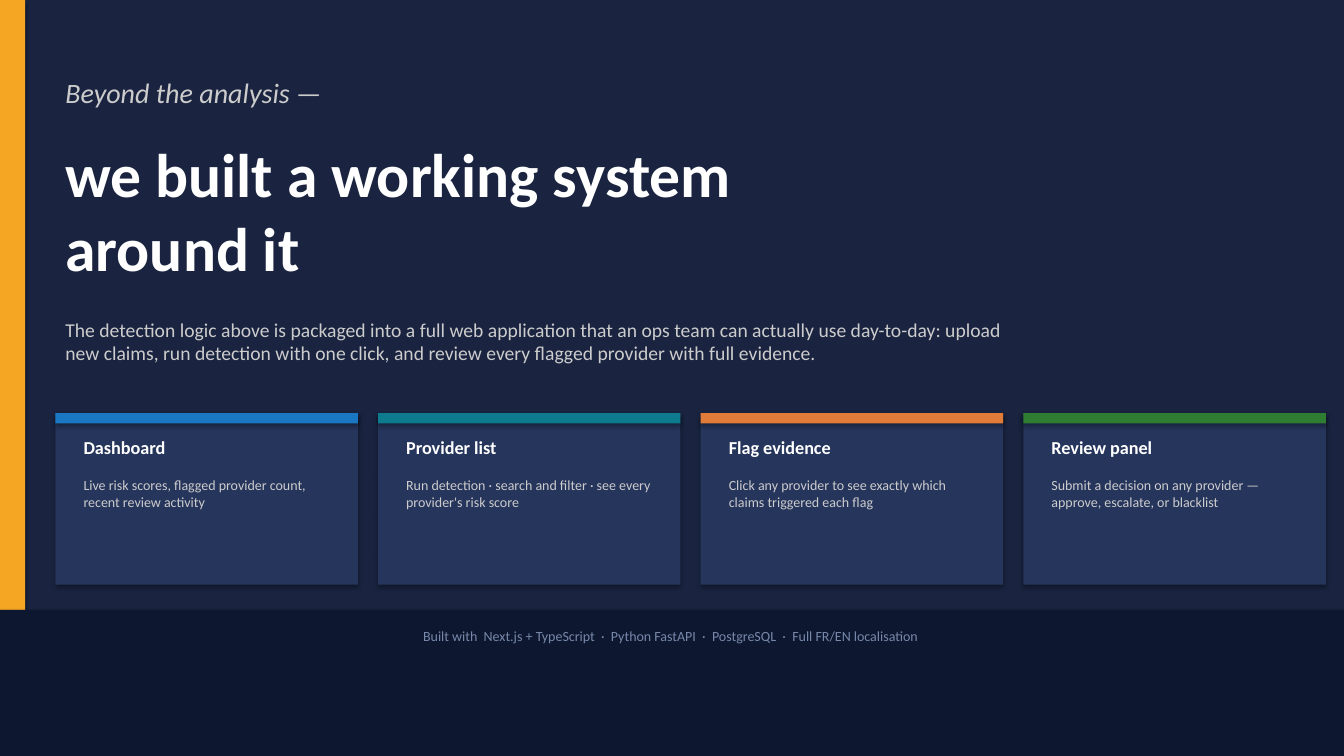
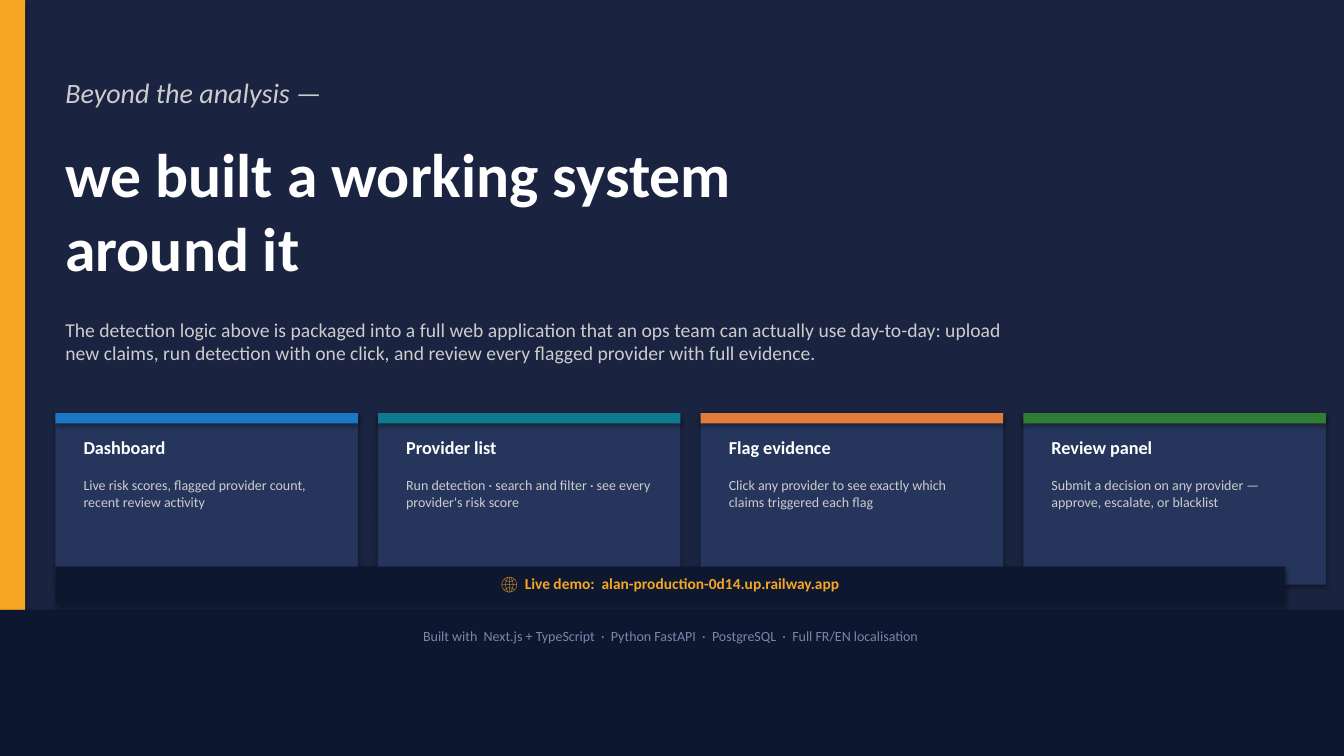
Before and after one commit to MaxwellM34/InsuranceFraudDetection, a slide deck: slide 11 of fraud_ops_presentation_updated.pptx. Drawn at 1344x756 pixels with LibreOffice and Linux fonts; fonts in the diff are those of the drawing. Boxes give left, top, right and bottom in pixels: in the first picture for what was removed or moved away, otherwise in the second. Text is boxed around its words. In the diff, an @@ line names an element or a change of style, - is before the commit and + after.

```diff
--- a/fraud_ops_presentation_updated.pptx
+++ b/fraud_ops_presentation_updated.pptx
@@ rectangle added at (55, 567, 1286, 605), fill #0D1730 @@
@@ text added at (525, 578, 840, 592), 11 pt, text #F5A623, bold @@
+🌐 Live demo: alan-production-0d14.up.railway.app
```
Also in this commit, not shown: 2 slides added.
